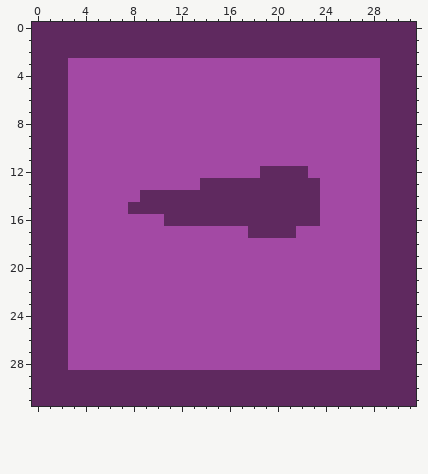
Pixel-art sprite -- trunk/images/wands/magic_basic.png. Above, as it was before the edit.
The file is 32x32 pixels.
Once edited:
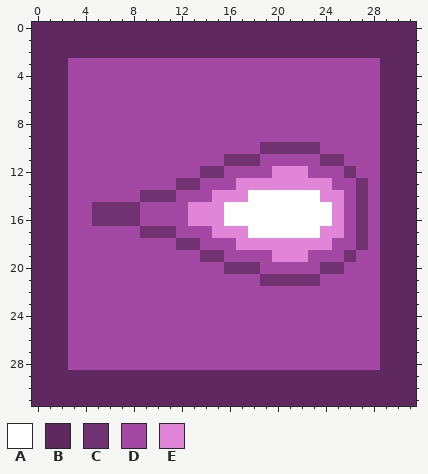
Palette (. is transparent): A #ffffff  B #5f295f  C #713271  D #a349a4  E #e085d8
Changes in this commit:
Changed rows in their new state; - is an unchanged pixel.
first column x 5:
10 --------------CCCCC----
11 -----------CCC-----CC--
12 ---------CC---DEEE---C-
13 -------CCDDDEEEEEEEE--C
14 ----CCCDDDEEEAAAAAAEE-C
15 CCCCDDDDEEEAAAAAAAAAE-C
16 CCCC--DDEEEAAAAAAAAAE-C
17 ----CCC---EEEAAAAAAEE-C
18 -------CC---EEEEEEEE--C
19 ---------CC----EEE---C-
20 -----------CCC-----CC--
21 --------------CCCCC----
Boxes around the changes in both pictures, in picture pixels (x1, y1, x2, y2):
changed: (92, 142, 368, 286)
